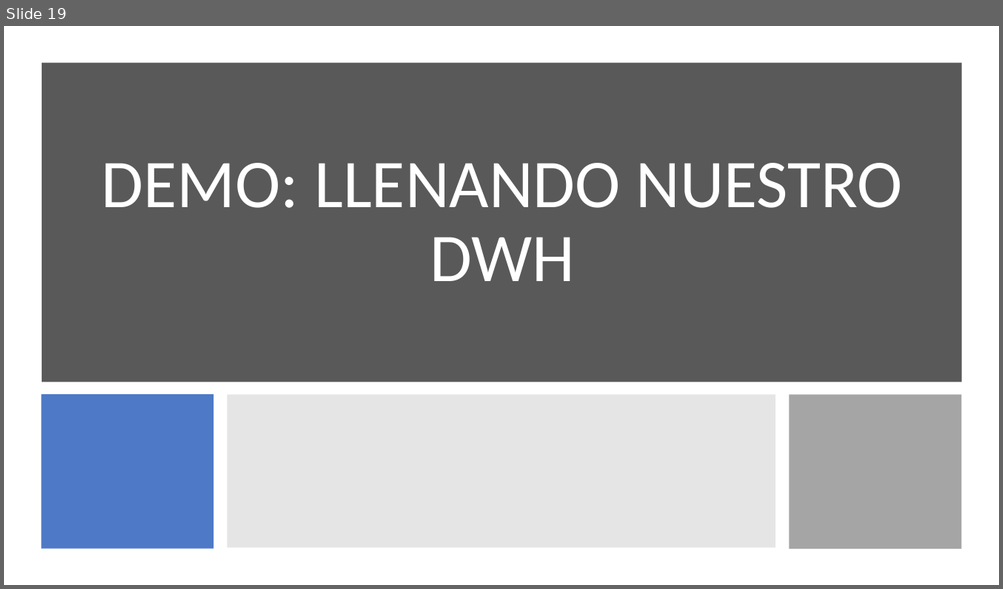
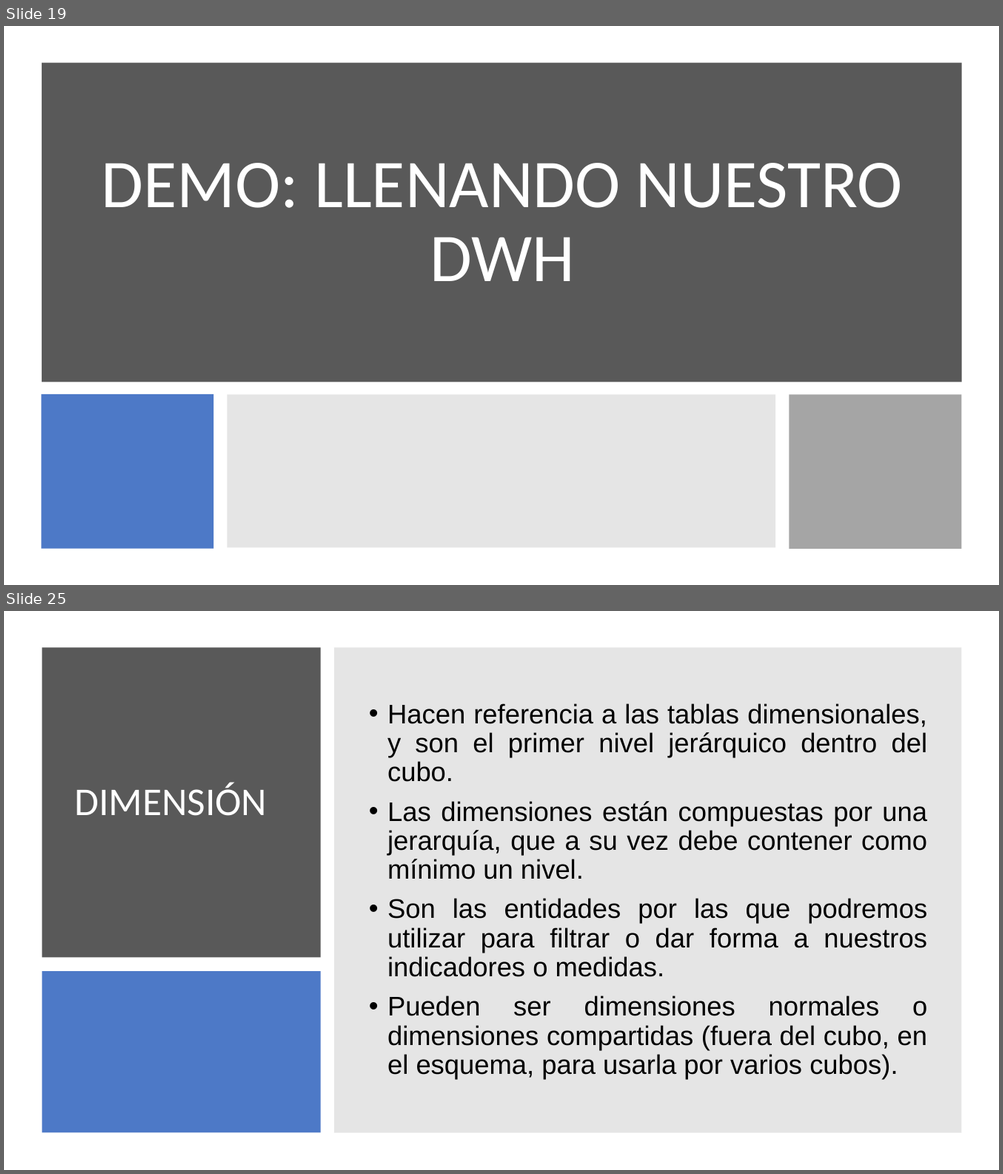
Before and after one commit to jorloicono/AF-BIGDATA-BI, a slide deck: PRESENTACIONES/5. Pentaho.pptx. Shown one above the other, each under a label of ours: slide 19 before the commit, slides 19 and 25 after it; the slides between them are not shown. The pictures are 1003x589 and 1003x1174 pixels, drawn with LibreOffice and Linux fonts; fonts in the diff are those of the drawing. Boxes give left, top, right and bottom in pixels: in the first picture for what was removed or moved away, otherwise in the second. Text is boxed around its words. In the diff, an @@ line names an element or a change of style, - is before the commit and + after.

```diff
--- a/PRESENTACIONES/5. Pentaho.pptx
+++ b/PRESENTACIONES/5. Pentaho.pptx
@@ slide 25 added at box(4, 611, 999, 1170), background #FFFFFF @@
@@ rectangle added at box(42, 647, 320, 958), fill #595959 @@
@@ rectangle added at box(334, 647, 962, 1133), fill #808080 at 20% opacity @@
@@ text added at box(387, 703, 928, 1079), 26 pt, text #000000 @@
+• Hacen referencia a las tablas dimensionales, y son el primer nivel jerárquico dentro del cubo.
+• Las dimensiones están compuestas por una jerarquía, que a su vez debe contener como mínimo un nivel.
+• Son las entidades por las que podremos utilizar para filtrar o dar forma a nuestros indicadores o medidas.
+• Pueden ser dimensiones normales o dimensiones compartidas (fuera del cubo, en el esquema, para usarla por varios cubos).
@@ title added at box(75, 783, 267, 816), 38 pt, text #FFFFFF @@
+DIMENSIÓN
@@ rectangle added at box(42, 971, 320, 1133), fill #4472C4 at 95% opacity @@
```
Also in this commit, not shown: 1 slide changed, 8 other slides added, 2 slides removed, 19 other files.
